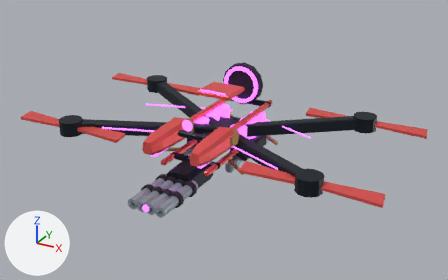
The Blender file out/mech_reference/s05/s05.blend as it was, and as the next commit left it.
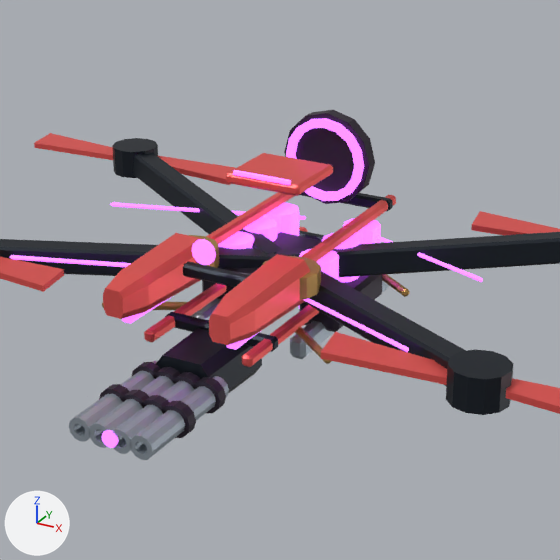
There are two pictures of each version: one whole from a 50 mm lens placed at (3.57, -6.37, 4.38), pointed at (0.22, -0.27, 1.33), one close up on the part from 22% to 77% of the width and 5% to 94% of the height. The lights are fixed; the arrows at lower left show +X, +Y and +Z. The older version's two pictures come first.

The first close-up shows 'Articulated cast energy dish', 'Bare fluorescent frame rail.003', 'Carbon rotor outrigger', 'Carbon rotor outrigger.001', 'Carbon rotor outrigger.002', 'Carbon rotor outrigger.003', 'Light weapon receiver', 'Open rotor blade.005', 'Propeller motor hub.002', 'Retractable armor shield emitter', 'Retractable armor shield emitter.001', 'Reversible heavy charge aperture', 'Shield emitter hinge', 'Shield emitter hinge.001', 'Shield emitter luminous rail', 'Shield emitter luminous rail.001' and 47 more.
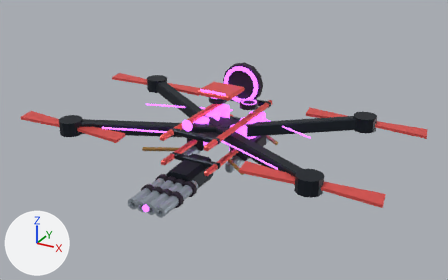
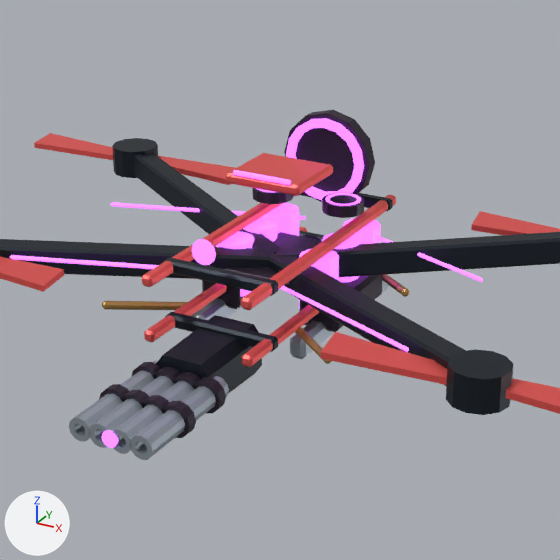
ob_emitter_l is not drawn itself; it is the parent of ob_retractable_armor_shield_emitter, ob_shield_emitter_luminous_rail, ob_shield_emitter_hinge.
ob_emitter_r is not drawn itself; it is the parent of ob_retractable_armor_shield_emitter_001, ob_shield_emitter_luminous_rail_001, ob_shield_emitter_hinge_001.

Boxes [x1, y1, x2, y2] around the edits, measured in the close-ups (560 x 560 px):
'Retractable armor shield emitter', deleted (red)
    before: [209, 254, 310, 345]
'Retractable armor shield emitter.001', deleted (red)
    before: [103, 233, 202, 319]
'Compact flush shield transducer', added
    after: [322, 193, 364, 218]
'Shield emitter hinge', deleted (orange)
    before: [262, 256, 321, 300]
'Compact flush shield transducer.001', added
    after: [252, 188, 293, 204]
'Shield emitter hinge.001', deleted
    before: [189, 235, 219, 268]
'Shield transducer luminous annulus', added
    after: [325, 193, 361, 206]
'Shield emitter luminous rail.001', deleted
    before: [122, 297, 171, 324]
'Shield emitter luminous rail', deleted
    before: [226, 332, 259, 350]
'Shield transducer luminous annulus.001', added (mostly hidden)
    after: [256, 188, 273, 192]

The change, as a diff of the scene's bpy script:
```diff
--- a/out/mech_reference/s05/s05.blend.py
+++ b/out/mech_reference/s05/s05.blend.py
@@ ob_emitter_l @@
 ob_emitter_l.parent = ob_tilt
-ob_emitter_l.location = (0.315, -0.4, 0.14)
-ob_emitter_l.rotation_euler = (1.571, 0.0, 0.0)  # degrees (90, 0, 0)
+ob_emitter_l.location = (0.23, 0.38, 0.28)
@@ ob_emitter_r @@
 ob_emitter_r.parent = ob_tilt
-ob_emitter_r.location = (-0.315, -0.4, 0.14)
-ob_emitter_r.rotation_euler = (1.571, 0.0, 0.0)  # degrees (90, 0, 0)
+ob_emitter_r.location = (-0.23, 0.38, 0.28)
@@ ob_retractable_armor_shield_emitter @@
-ob_retractable_armor_shield_emitter = bpy.data.objects.new('Retractable armor shield emitter', me_retractable_armor_shield_emitter)
@@ ob_shield_emitter_luminous_rail @@
-ob_shield_emitter_luminous_rail = bpy.data.objects.new('Shield emitter luminous rail', me_shield_emitter_luminous_rail)
@@ ob_shield_emitter_hinge @@
-ob_shield_emitter_hinge = bpy.data.objects.new('Shield emitter hinge', me_shield_emitter_hinge)
@@ ob_retractable_armor_shield_emitter_001 @@
-ob_retractable_armor_shield_emitter_001 = bpy.data.objects.new('Retractable armor shield emitter.001', me_retractable_armor_shield_emitter_001)
@@ ob_shield_emitter_luminous_rail_001 @@
-ob_shield_emitter_luminous_rail_001 = bpy.data.objects.new('Shield emitter luminous rail.001', me_shield_emitter_luminous_rail_001)
@@ ob_shield_emitter_hinge_001 @@
-ob_shield_emitter_hinge_001 = bpy.data.objects.new('Shield emitter hinge.001', me_shield_emitter_hinge_001)
@@ ob_shield_transducer_luminous_annulus_001 @@
+ob_shield_transducer_luminous_annulus_001 = bpy.data.objects.new('Shield transducer luminous annulus.001', me_shield_transducer_luminous_annulus_001)  # 64 vertices, 64 faces; spans x -0.103..0.103, y -0.103..0.103, z -0.036..0.036; in mat_glow (purple #d068ff, glowing purple #d068ff)
+ob_shield_transducer_luminous_annulus_001.parent = ob_emitter_r
+ob_shield_transducer_luminous_annulus_001.location = (0.0, 0.0, 0.0)
@@ ob_compact_flush_shield_transducer_001 @@
+ob_compact_flush_shield_transducer_001 = bpy.data.objects.new('Compact flush shield transducer.001', me_compact_flush_shield_transducer_001)  # a 16-sided cylinder along z spanning x -0.12..0.12, y -0.12..0.12, z -0.032..0.032; in mat_shade (greyish purple #362c3b)
+ob_compact_flush_shield_transducer_001.parent = ob_emitter_r
+ob_compact_flush_shield_transducer_001.location = (0.0, 0.0, 0.0)
@@ ob_shield_transducer_luminous_annulus @@
+ob_shield_transducer_luminous_annulus = bpy.data.objects.new('Shield transducer luminous annulus', me_shield_transducer_luminous_annulus_001.copy())
+ob_shield_transducer_luminous_annulus.parent = ob_emitter_l
+ob_shield_transducer_luminous_annulus.location = (0.0, 0.0, 0.0)
@@ ob_compact_flush_shield_transducer @@
+ob_compact_flush_shield_transducer = bpy.data.objects.new('Compact flush shield transducer', me_compact_flush_shield_transducer_001.copy())
+ob_compact_flush_shield_transducer.parent = ob_emitter_l
+ob_compact_flush_shield_transducer.location = (0.0, 0.0, 0.0)
```
